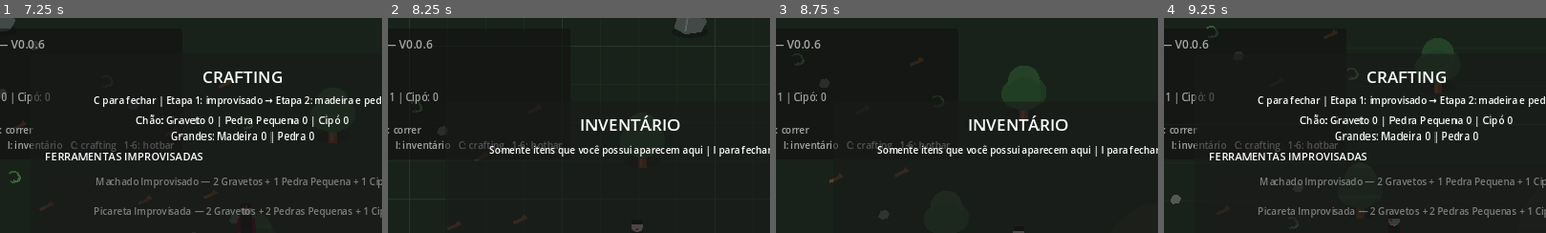
Above: before the commit, frames 1-4 (left to right).
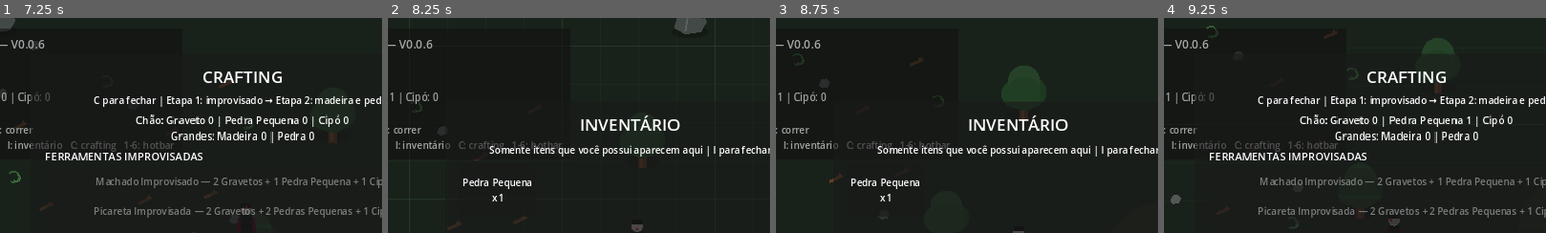
Above: after the commit, the same moments.

Repository: janduyankiingles-ops/Fantasy-Sandbox
Game: Godot game, scene res://scenes/main.tscn
Same seed, same stepped clock (60 frames per second), same inputs: the game is played once before the commit and once after it.
Inputs:
- Up to frame 1 (7.25 s): tap Enter at 0.5 s; hold D 0.53-1.28 s; tap I at 0.6 s; tap Space at 0.77, 1.52, 3.02, 3.77, 4.52, 5, 6.02, 6.77 s; hold S 1.28-2.03 s; tap C at 1.35 s; hold D 2.03-2.78 s; tap 1 at 2.1 s; hold W 2.78-3.53 s; tap 2 at 2.85 s; hold A 3.53-5.03 s; tap 3 at 3.6 s; tap 4 at 4.35 s; hold S 5.03-5.78 s; tap 5 at 5.1 s; hold D 5.78-6.53 s; tap 6 at 5.85 s; hold W from 6.53 s (still down); hold Shift from 6.53 s (still down)
- Up to frame 2 (8.25 s): release W at 7.28 s; release Shift at 7.28 s; hold D 7.28-8.03 s; tap E at 7.35 s; tap Space at 7.52 s; hold S from 8.03 s (still down); tap I at 8.1 s
- Up to frame 3 (8.75 s): keep holding S
- Up to frame 4 (9.25 s): release S at 8.78 s; hold A from 8.78 s (still down); tap C at 8.85 s; tap Space at 9.02 s
The pictures show only the part of the screen within x 18-68%, y 0-50%; the shares and areas given below are measured in that part.

Frame 1 is identical in both runs. In frame 2, 0.4% of the frame differs, in the area x 19-38%, y 74-86%; in frame 3, 0.4%; in frame 4, less than 0.1%.
Error before the commit: Invalid call to function 'refresh_inventory (via call)' in base 'Control (inventory_ui.gd)'. Expected 1 arguments. (res://scripts/main.gd:102)

Commit message:
v0.0.7: sync all UI from inventory snapshot

Diff:
--- a/scripts/main.gd
+++ b/scripts/main.gd
@@ -81,6 +81,12 @@
 
 func _get_item_name(item_key: String) -> String:
 	match item_key:
+		"improvised_axe":
+			return "Machado Improvisado"
+		"improvised_pickaxe":
+			return "Picareta Improvisada"
+		"improvised_knife":
+			return "Faca Improvisada"
 		"axe":
 			return "Machado"
 		"pickaxe":
@@ -93,35 +99,7 @@
 func _update_inventory() -> void:
 	inventory_label.text = str(player.call("get_inventory_text"))
 
-	var wood_amount: int = int(player.call("get_inventory_amount", "wood"))
-	var stone_amount: int = int(player.call("get_inventory_amount", "stone"))
-	var axe_amount: int = int(player.call("get_inventory_amount", "axe"))
-	var pickaxe_amount: int = int(player.call("get_inventory_amount", "pickaxe"))
-	var sword_amount: int = int(player.call("get_inventory_amount", "sword"))
-
-	inventory_ui.call(
-		"refresh_inventory",
-		wood_amount,
-		stone_amount,
-		axe_amount,
-		pickaxe_amount,
-		sword_amount
-	)
-
-	hotbar_ui.call(
-		"refresh_hotbar",
-		wood_amount,
-		stone_amount,
-		axe_amount,
-		pickaxe_amount,
-		sword_amount
-	)
-
-	crafting_ui.call(
-		"refresh_crafting",
-		wood_amount,
-		stone_amount,
-		axe_amount,
-		pickaxe_amount,
-		sword_amount
-	)
+	var snapshot: Dictionary = player.call("get_inventory_snapshot")
+	inventory_ui.call("refresh_inventory", snapshot)
+	hotbar_ui.call("refresh_hotbar", snapshot)
+	crafting_ui.call("refresh_crafting", snapshot)
